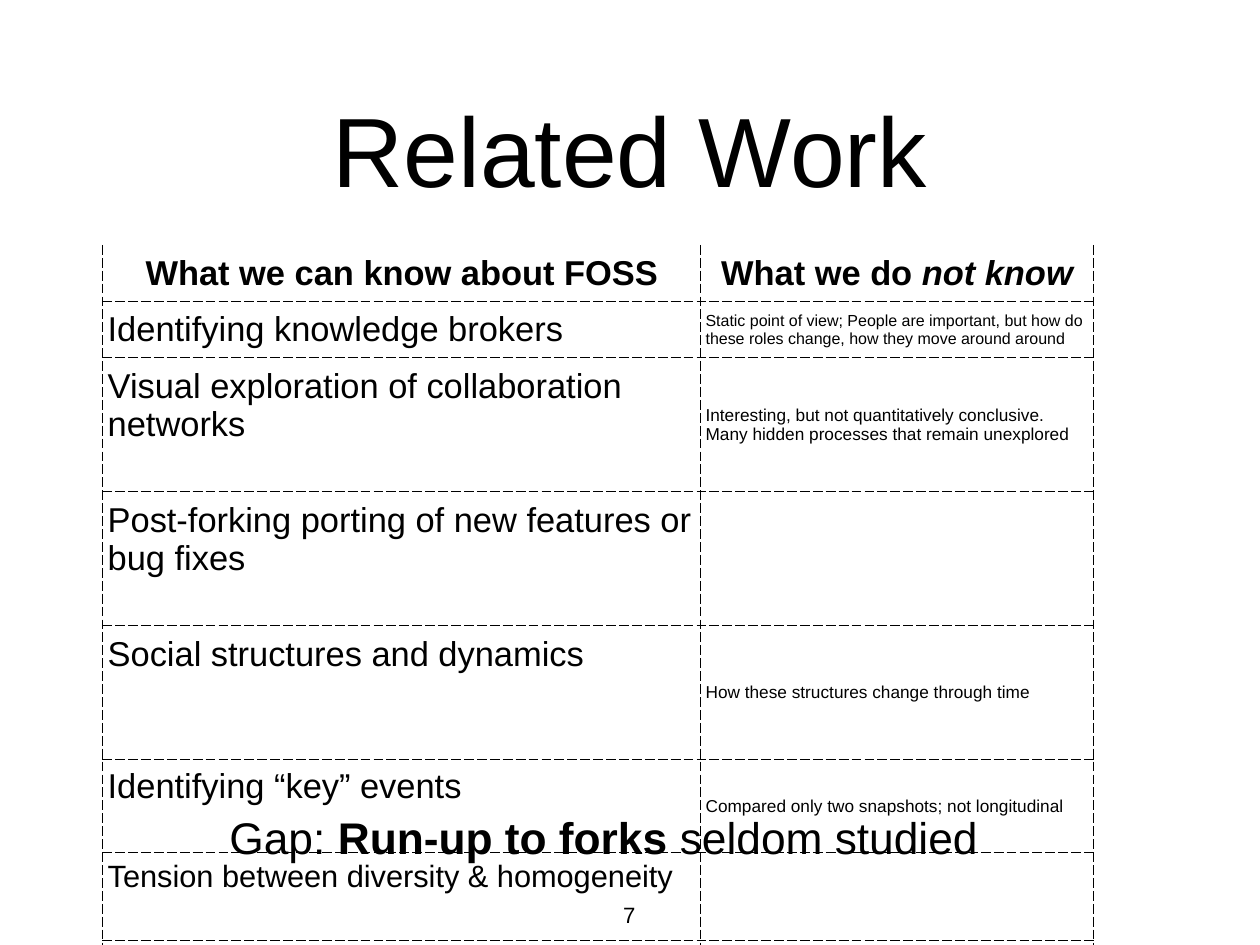
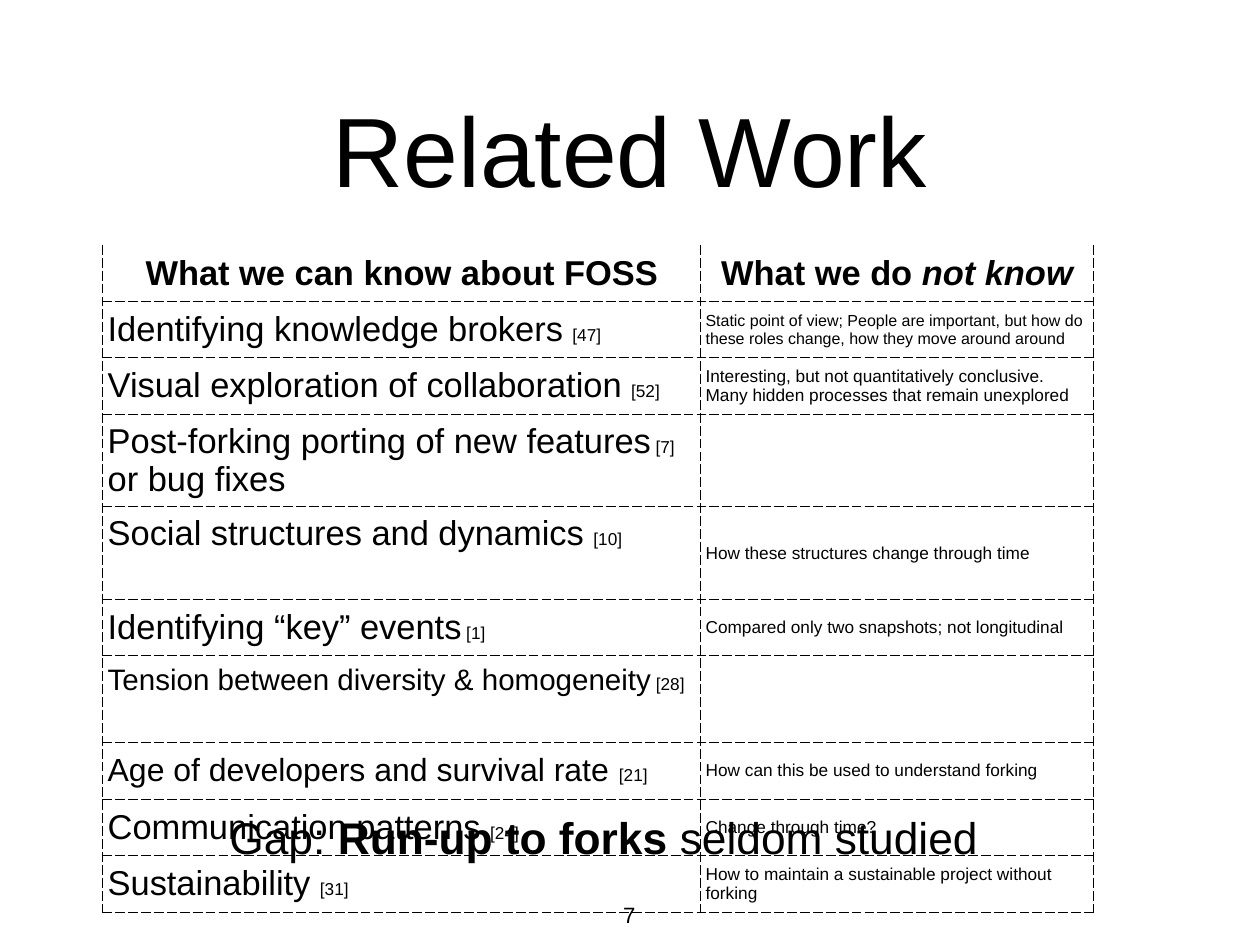
Before and after one commit to azarbakht/prelim, a slide deck: slide 7 of slides/prelim_presentation.pptx. Drawn at 1260x945 pixels with LibreOffice and Linux fonts; fonts in the diff are those of the drawing. Boxes give left, top, right and bottom in pixels: in the first picture for what was removed or moved away, otherwise in the second. Text is boxed around its words. In the diff, an @@ line names an element or a change of style, - is before the commit and + after.

```diff
--- a/slides/prelim_presentation.pptx
+++ b/slides/prelim_presentation.pptx
@@ table at [103,245,1093,907] @@
-row 2, column 1: Identifying knowledge brokers
+row 2, column 1: Identifying knowledge brokers [47]
-row 3, column 1: Visual exploration of collaboration networks
+row 3, column 1: Visual exploration of collaboration [52]
-row 4, column 1: Post-forking porting of new features or bug fixes
+row 4, column 1: Post-forking porting of new features [7] or bug fixes
-row 5, column 1: Social structures and dynamics
+row 5, column 1: Social structures and dynamics [10]
-row 6, column 1: Identifying “key” events
+row 6, column 1: Identifying “key” events [1]
-row 7, column 1: Tension between diversity & homogeneity
+row 7, column 1: Tension between diversity & homogeneity [28]
-row 8, column 1: Age of developers and survival rate patterns
+row 8, column 1: Age of developers and survival rate [21]
-row 9, column 1: Communication patterns
+row 9, column 1: Communication patterns [24]
-row 10, column 1: Sustainability
+row 10, column 1: Sustainability [31]
```
Also in this commit, not shown: 6 other slides changed, 5 other files.
